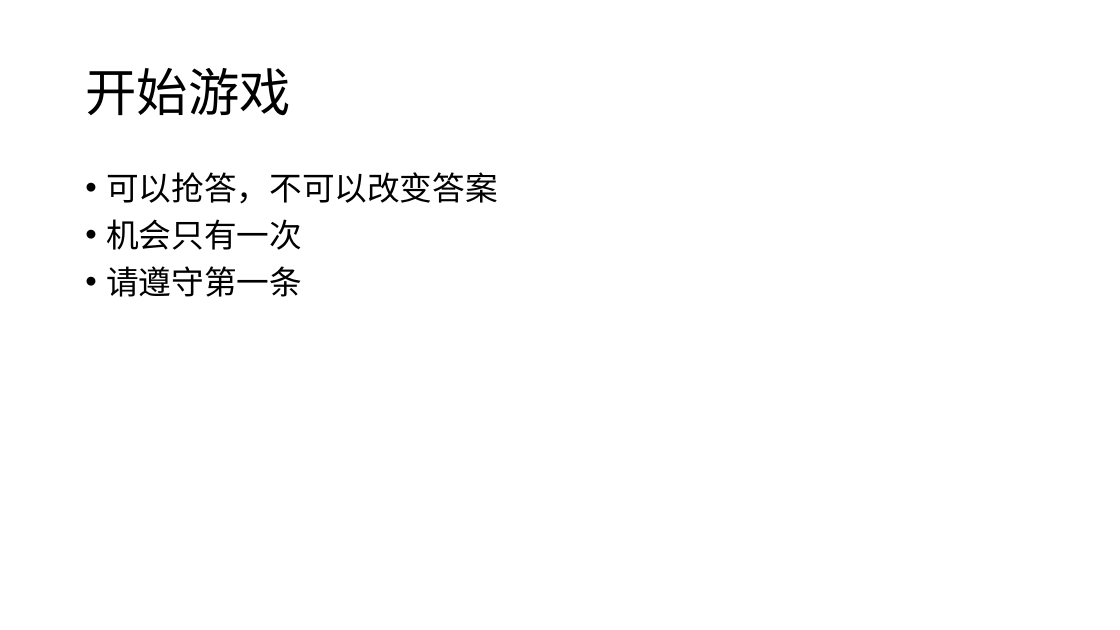
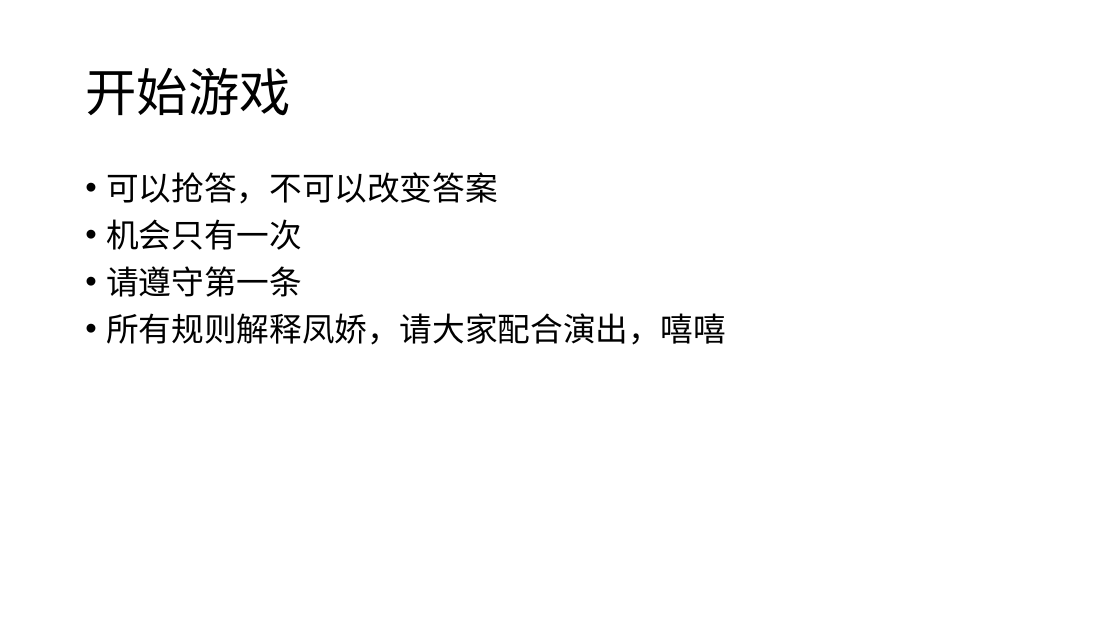
Before and after one commit to Yonahwang/God_with_me, a slide deck: slide 4 of 2018Q2/TGIF/TGIP_June6.pptx. Drawn at 1120x630 pixels with LibreOffice and Linux fonts; fonts in the diff are those of the drawing. Boxes give left, top, right and bottom in pixels: in the first picture for what was removed or moved away, otherwise in the second. Text is boxed around its words. In the diff, an @@ line names an element or a change of style, - is before the commit and + after.

```diff
--- a/2018Q2/TGIF/TGIP_June6.pptx
+++ b/2018Q2/TGIF/TGIP_June6.pptx
@@ text at (106,313,726,345): paragraph added @@
+• 所有规则解释凤娇，请大家配合演出，嘻嘻
```
Also in this commit, not shown: 1 other file.
